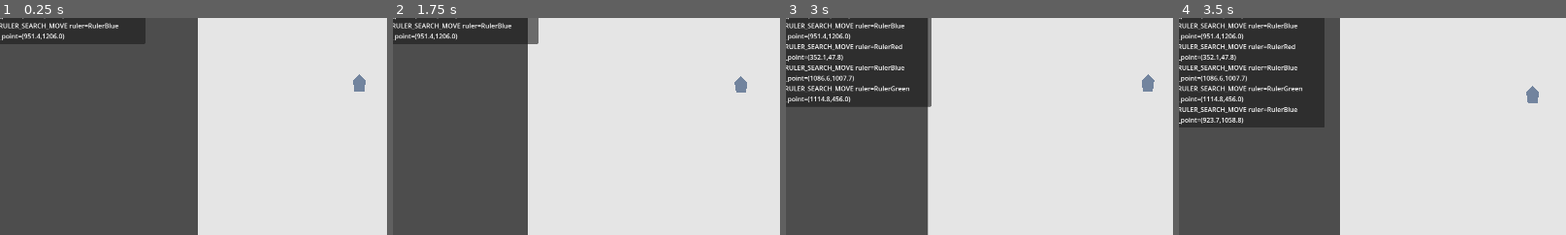
Above: before the commit, frames 1-4 (left to right).
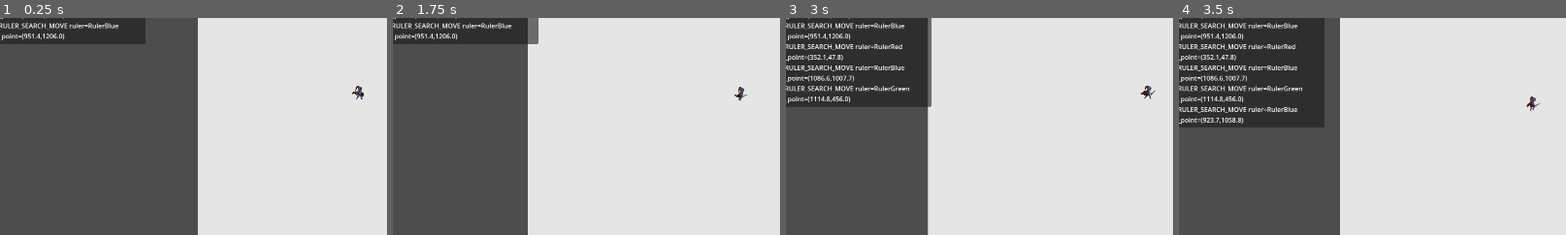
Above: after the commit, the same moments.

Repository: cblab/kingslayer
Game: Godot game, scene res://scenes/Main.tscn
Two runs of this game, one before a commit and one after it. Both use one fixed random seed, a clock stepped at 60 frames per second and the inputs below.
Inputs (mouse positions are % of the whole screen's width and height, from its top left):
- Up to frame 1 (0.25 s): no input
- Up to frame 2 (1.75 s): tap Enter at 0.5 s; move the mouse to (72, 45) at 0.52 s; click (72, 45) at 0.67 s; move the mouse to (30, 55) at 1.27 s; click (30, 55) at 1.42 s
- Up to frame 3 (3 s): move the mouse to (60, 28) at 2.02 s; click (60, 28) at 2.17 s; move the mouse to (45, 70) at 2.77 s; click (45, 70) at 2.92 s
- Up to frame 4 (3.5 s): no input
The pictures show only the part of the screen within x 4-54%, y 35-85%; the shares and areas given below are measured in that part.

The runs differ from the first frame. In frame 1, 0.3% of the frame differs, in the area x 90-95%, y 25-38%; in frame 2, 0.2%; in frame 3, 0.3%; in frame 4, 0.3%.

Commit message:
Hook knight sprite animations into Unit visuals

Diff:
--- a/scenes/units/Unit.tscn
+++ b/scenes/units/Unit.tscn
@@ -9,8 +9,12 @@
 script = ExtResource("1")
 
 [node name="Visual" type="Polygon2D" parent="."]
+visible = false
 color = Color(0.2, 0.35, 0.85, 1)
 polygon = PackedVector2Array(0, -22, 16, -6, 12, 20, -12, 20, -16, -6)
+
+[node name="BodySprite" type="AnimatedSprite2D" parent="."]
+position = Vector2(0, 20)
 
 [node name="RulerMarker" type="Polygon2D" parent="."]
 visible = false
--- a/scripts/units/unit.gd
+++ b/scripts/units/unit.gd
@@ -74,12 +74,23 @@
 var _guard_follow_reacquire_cooldown: float = 0.0
 var _last_guard_follow_point: Vector2 = Vector2.INF
 var _guard_follow_close_enough: bool = false
+var _death_cleanup_scheduled: bool = false
+var _queued_attack_animation: bool = false
 
 const _HIT_SOUNDS: Array[AudioStream] = [
 	preload("res://scripts/sound/sword_clash_1.mp3"),
 	preload("res://scripts/sound/sword_clash_2.mp3"),
 	preload("res://scripts/sound/sword_clash_3.mp3"),
 ]
+const _KNIGHT_IDLE_PATH := "res://assets/sprites/knight/IDLE.png"
+const _KNIGHT_WALK_PATH := "res://assets/sprites/knight/WALK.png"
+const _KNIGHT_ATTACK_PATH := "res://assets/sprites/knight/ATTACK 1.png"
+const _KNIGHT_DEATH_PATH := "res://assets/sprites/knight/DEATH.png"
+const _ANIM_IDLE := "idle"
+const _ANIM_WALK := "walk"
+const _ANIM_ATTACK := "attack"
+const _ANIM_DEATH := "death"
+const _WALK_VELOCITY_EPSILON := 8.0
 const _RULER_SEARCH_STUCK_TIMEOUT: float = 1.4
 const _RULER_SEARCH_STUCK_DELTA_EPSILON: float = 3.0
 const _RULER_SEARCH_MIN_TARGET_DISTANCE: float = 96.0
@@ -92,14 +103,17 @@
 const _GUARD_FOLLOW_CATCHUP_DISTANCE: float = 110.0
 
 @onready var _visual: Polygon2D = $Visual
+@onready var _body_sprite: AnimatedSprite2D = $BodySprite
 @onready var _ruler_marker: Node2D = $RulerMarker
 @onready var _hit_audio: AudioStreamPlayer2D = $HitAudio
 
 func _ready() -> void:
 	_rng.randomize()
+	_setup_knight_sprite_frames()
 	max_hp = _resolve_initial_max_hp()
 	current_hp = max_hp
 	_apply_role_visuals()
+	_update_animation_state()
 
 func _unhandled_input(event: InputEvent) -> void:
 	if not is_player_controlled or _is_dead:
@@ -125,6 +139,7 @@
 	if _is_dead:
 		velocity = Vector2.ZERO
 		move_and_slide()
+		_update_animation_state()
 		return
 
 	if _guard_target_reacquire_timer > 0.0:
@@ -149,6 +164,8 @@
 		_process_ruler_search_movement(delta)
 	else:
 		_follow_current_path()
+
+	_update_animation_state()
 
 func take_damage(amount: float, attacker: Unit) -> void:
 	if _is_dead:
@@ -399,23 +416,27 @@
 func _apply_role_visuals() -> void:
 	if _visual == null:
 		_visual = get_node_or_null("Visual") as Polygon2D
+	if _body_sprite == null:
+		_body_sprite = get_node_or_null("BodySprite") as AnimatedSprite2D
 	if _ruler_marker == null:
 		_ruler_marker = get_node_or_null("RulerMarker") as Node2D
-	if _visual == null:
-		push_warning("Unit '%s': Missing Visual node, skipping role visuals." % name)
+	if _visual != null:
+		_visual.visible = false
+	if _body_sprite == null:
+		push_warning("Unit '%s': Missing BodySprite node, skipping role visuals." % name)
 		return
 
 	match role:
 		UnitRole.RULER:
-			_visual.color = faction_color.lightened(0.2)
+			_body_sprite.modulate = faction_color.lightened(0.35)
 			if _ruler_marker != null:
 				_ruler_marker.visible = true
 		UnitRole.ROYAL_GUARD:
-			_visual.color = faction_color.darkened(0.1)
+			_body_sprite.modulate = faction_color.darkened(0.1)
 			if _ruler_marker != null:
 				_ruler_marker.visible = false
 		_:
-			_visual.color = free_knight_color
+			_body_sprite.modulate = free_knight_color
 			if _ruler_marker != null:
 				_ruler_marker.visible = false
 
@@ -442,6 +463,7 @@
 
 	_attack_cooldown -= delta
 	if _attack_cooldown <= 0.0:
+		_queued_attack_animation = true
 		var attacked_unit := _attack_target
 		attacked_unit.take_damage(attack_damage, self)
 		if attacked_unit != null and is_instance_valid(attacked_unit):
@@ -746,6 +768,84 @@
 
 	return null
 
+func _setup_knight_sprite_frames() -> void:
+	if _body_sprite == null:
+		return
+
+	var frames := SpriteFrames.new()
+	_add_strip_animation(frames, _ANIM_IDLE, _KNIGHT_IDLE_PATH, 7, true, 10.0)
+	_add_strip_animation(frames, _ANIM_WALK, _KNIGHT_WALK_PATH, 8, true, 12.0)
+	_add_strip_animation(frames, _ANIM_ATTACK, _KNIGHT_ATTACK_PATH, 6, false, 14.0)
+	_add_strip_animation(frames, _ANIM_DEATH, _KNIGHT_DEATH_PATH, 12, false, 12.0)
+	_body_sprite.sprite_frames = frames
+	if frames.has_animation(_ANIM_IDLE):
+		_body_sprite.play(_ANIM_IDLE)
+
+func _add_strip_animation(
+	frames: SpriteFrames,
+	animation_name: StringName,
+	texture_path: String,
+	frame_count: int,
+	looping: bool,
+	fps: float
+) -> void:
+	var strip_texture := load(texture_path) as Texture2D
+	if strip_texture == null:
+		push_warning("Unit '%s': Missing sprite strip '%s'." % [name, texture_path])
+		return
+	if frame_count <= 0:
+		return
+
+	var strip_size := strip_texture.get_size()
+	var frame_width := int(strip_size.x) / frame_count
+	var frame_height := int(strip_size.y)
+	if frame_width <= 0 or frame_height <= 0:
+		return
+
+	frames.add_animation(animation_name)
+	frames.set_animation_loop(animation_name, looping)
+	frames.set_animation_speed(animation_name, fps)
+
+	for i in frame_count:
+		var atlas := AtlasTexture.new()
+		atlas.atlas = strip_texture
+		atlas.region = Rect2(i * frame_width, 0, frame_width, frame_height)
+		frames.add_frame(animation_name, atlas)
+
+func _update_animation_state() -> void:
+	if _body_sprite == null or _body_sprite.sprite_frames == null:
+		return
+
+	if _is_dead:
+		_play_animation(_ANIM_DEATH)
+		return
+
+	if _queued_attack_animation and _attack_target != null:
+		if _play_animation(_ANIM_ATTACK):
+			_queued_attack_animation = false
+			return
+
+	if _body_sprite.animation == _ANIM_ATTACK and _body_sprite.is_playing():
+		return
+
+	var moving := velocity.length() > _WALK_VELOCITY_EPSILON and (_path_index < _path.size() or _attack_target != null or role == UnitRole.ROYAL_GUARD)
+	if moving:
+		_play_animation(_ANIM_WALK)
+	else:
+		_play_animation(_ANIM_IDLE)
+
+func _play_animation(animation_name: StringName) -> bool:
+	if _body_sprite == null or _body_sprite.sprite_frames == null:
+		return false
+	if not _body_sprite.sprite_frames.has_animation(animation_name):
+		return false
+	if _body_sprite.animation != animation_name:
+		_body_sprite.play(animation_name)
+		return true
+	if not _body_sprite.is_playing():
+		_body_sprite.play(animation_name)
+	return true
+
 func _die() -> void:
 	if _is_dead:
 		return
@@ -761,8 +861,29 @@
 		var world: Node = get_parent()
 		if world != null and world.has_method("on_ruler_died"):
 			world.on_ruler_died(self, get_last_valid_attacker(), role_at_death)
-
-	queue_free()
+	_clear_active_combat_and_navigation_state("death")
+	_queued_attack_animation = false
+	_schedule_death_cleanup()
+
+func _schedule_death_cleanup() -> void:
+	if _death_cleanup_scheduled:
+		return
+	_death_cleanup_scheduled = true
+
+	var death_duration := 0.35
+	if _body_sprite != null and _body_sprite.sprite_frames != null and _body_sprite.sprite_frames.has_animation(_ANIM_DEATH):
+		var frame_count := _body_sprite.sprite_frames.get_frame_count(_ANIM_DEATH)
+		var fps := _body_sprite.sprite_frames.get_animation_speed(_ANIM_DEATH)
+		if frame_count > 0 and fps > 0.0:
+			death_duration = maxf(0.2, float(frame_count) / fps)
+	_play_animation(_ANIM_DEATH)
+
+	var timer := get_tree().create_timer(death_duration)
+	timer.timeout.connect(_on_death_cleanup_timeout, CONNECT_ONE_SHOT)
+
+func _on_death_cleanup_timeout() -> void:
+	if is_inside_tree():
+		queue_free()
 
 func _log_event(event_type: String, data: Dictionary) -> void:
 	var world: Node = get_parent()
